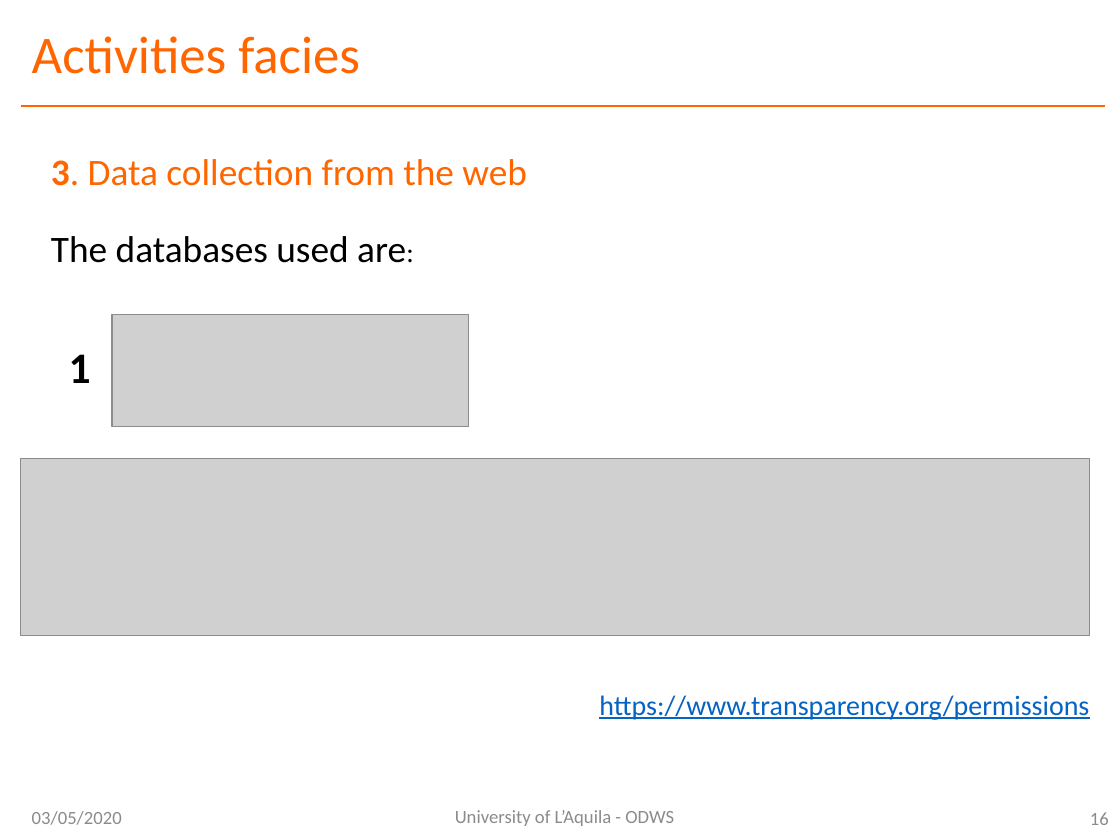
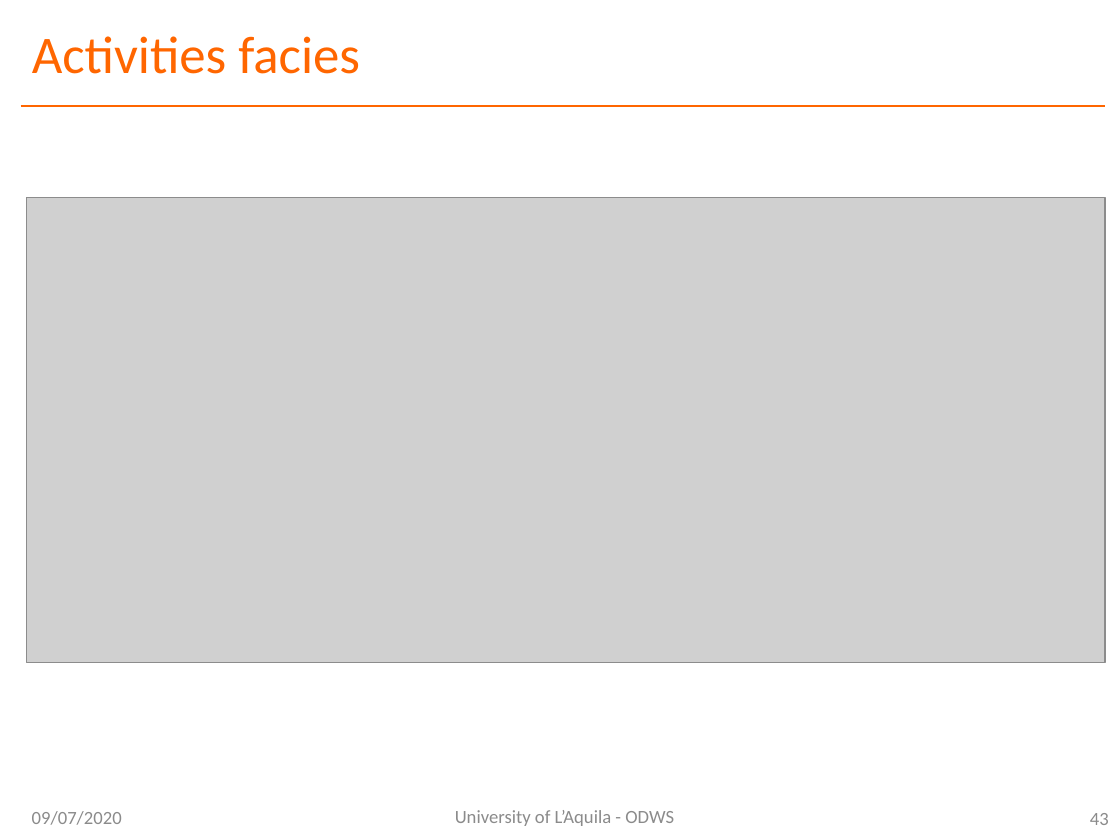
Before and after one commit to ODWSUni/ODWS, a slide deck: slide 43 of PRESENTAZIONE ODWS.pptx (slide 16 before the commit). Drawn at 1120x840 pixels with LibreOffice and Linux fonts; fonts in the diff are those of the drawing; grey boxes stand for pictures. Boxes give left, top, right and bottom in pixels: in the first picture for what was removed or moved away, otherwise in the second. Text is boxed around its words. In the diff, an @@ line names an element or a change of style, - is before the commit and + after.

```diff
--- a/PRESENTAZIONE ODWS.pptx
+++ b/PRESENTAZIONE ODWS.pptx
@@ text removed at (51, 159, 526, 186) @@
-3. Data collection from the web
@@ picture added at (27, 197, 1105, 662) @@
@@ text removed at (51, 236, 406, 263) @@
-The databases used are:
@@ picture removed at (112, 315, 469, 427) @@
@@ text removed at (69, 354, 91, 383) @@
-1
@@ picture removed at (20, 458, 1090, 636) @@
@@ text removed at (599, 695, 1089, 720) @@
-https://www.transparency.org/permissions
@@ text at (32, 811, 122, 825): text changed @@
-03/05/2020
+09/07/2020
@@ page number at (1090, 813, 1109, 825): text changed @@
-16
+43
```
Also in this commit, not shown: 29 other slides changed, 24 slides added.
